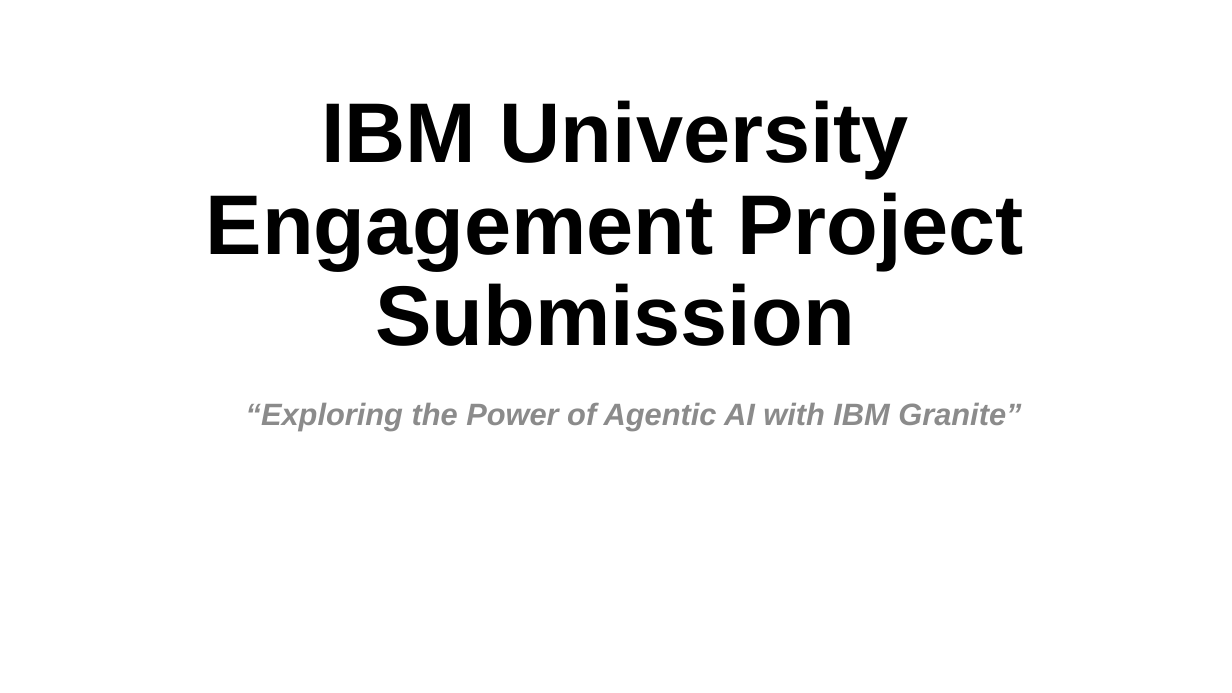
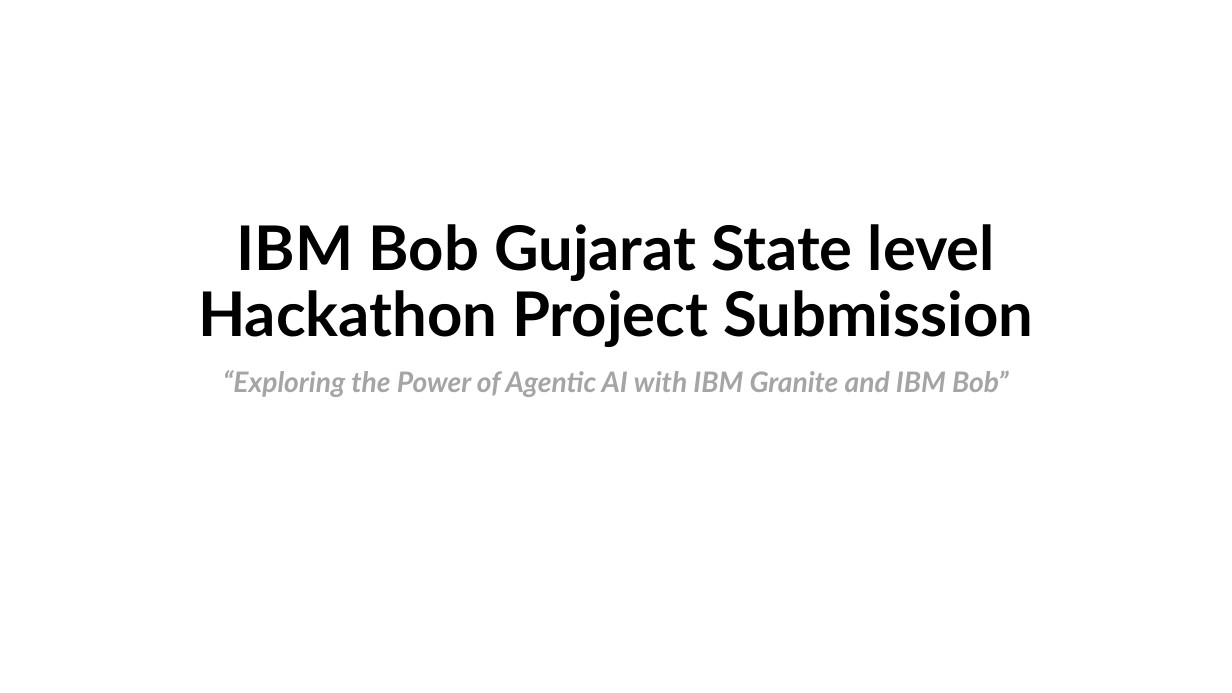
Before and after one commit to kyt47000/GreenPulse-AI, a slide deck: slide 1 of docs/14--Smart_Renewable_Energy_(Solar-Wind Hybrid)_Asset_Monitoring_for_Kutch & Banaskantha--GreenPulse_AI.pptx. Drawn at 1232x693 pixels with LibreOffice and Linux fonts; fonts in the diff are those of the drawing. Boxes give left, top, right and bottom in pixels: in the first picture for what was removed or moved away, otherwise in the second. Text is boxed around its words. In the diff, an @@ line names an element or a change of style, - is before the commit and + after.

```diff
--- a/docs/14--Smart_Renewable_Energy_(Solar-Wind Hybrid)_Asset_Monitoring_for_Kutch & Banaskantha--GreenPulse_AI.pptx
+++ b/docs/14--Smart_Renewable_Energy_(Solar-Wind Hybrid)_Asset_Monitoring_for_Kutch & Banaskantha--GreenPulse_AI.pptx
@@ title removed at box(206, 100, 1024, 346) @@
-IBM University Engagement Project Submission
@@ title added at box(198, 224, 1033, 347), 48 pt, text #000000, bold @@
+IBM Bob Gujarat State level Hackathon Project Submission
@@ subtitle at box(223, 370, 1009, 397): text changed; size 24 to 22 pt; font Arial to Lato; text colour #8C8C8C to #A5A5A5 @@
-“Exploring the Power of Agentic AI with IBM Granite”
+“Exploring the Power of Agentic AI with IBM Granite and IBM Bob”
```
Also in this commit, not shown: 4 other slides changed, 19 slides added, 13 slides removed, 6 other files.
